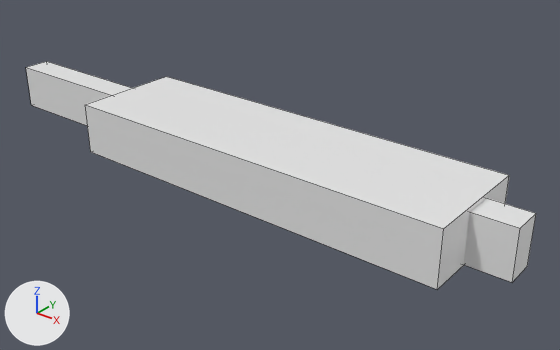
The Blender file Blender/Metro.blend, before and after one commit.
The view is the same before and after, from a 50 mm camera at (36.3, -63.3, 40.5) aimed at (-16.6, 2.8, -0.4). Every picture has the same lights, and +X, +Y and +Z are marked at lower left. Mesh edges are drawn as thin lines.
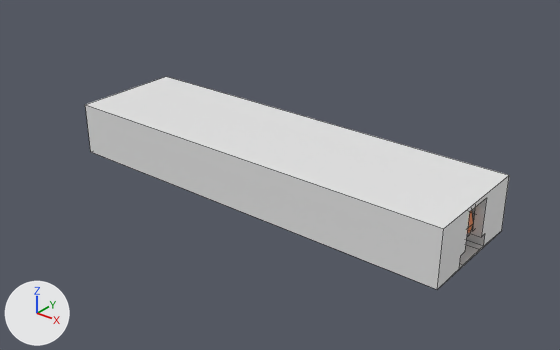
What differs and where, as boxes (x1, y1, x2, y2) in the pictures (560 x 350 px):
'Cube.001', hidden: before (26, 61, 536, 282)
'Metro', shown: after (467, 211, 473, 237)
part 1 of me_cube, built on: (437, 176, 509, 290) in both

What changed in the scene script:
```text
Change me_cube:
    used by ob_cube; location = (0.0, 0.0, 1.0); scale = (10.0, 7.0, 1.0)
    remove me_cube.from_pydata(...)  # 8 vertices, 6 faces; spans x -4.0..1.0, y -1.0..1.0, z -1.5..5.0
    add me_cube.from_pydata(...)  # 46 vertices, 31 faces; spans x -4.0..1.0, y -1.0..1.0, z -1.5..5.0
    me_cube part 1
    2 faces are deleted
    22 vertices are added at x -4.0..1.0, y -0.77..0.39, z -1.35..4.5
    8 new vertices lie (5.0, 0.0, 0.0) away from vertices in x -4.0, y -0.39..0.39, z -1.35..0.1
    8 new vertices lie (0.0, 0.51, 0.0) away from vertices in x -3.9..0.9, y -0.77..0.26, z 0.4..4.5
    27 new faces join them
Change ob_metro:
    remove ob_metro.hide_set(True)
Change ob_cube_001:
    add ob_cube_001.hide_set(True)
```
